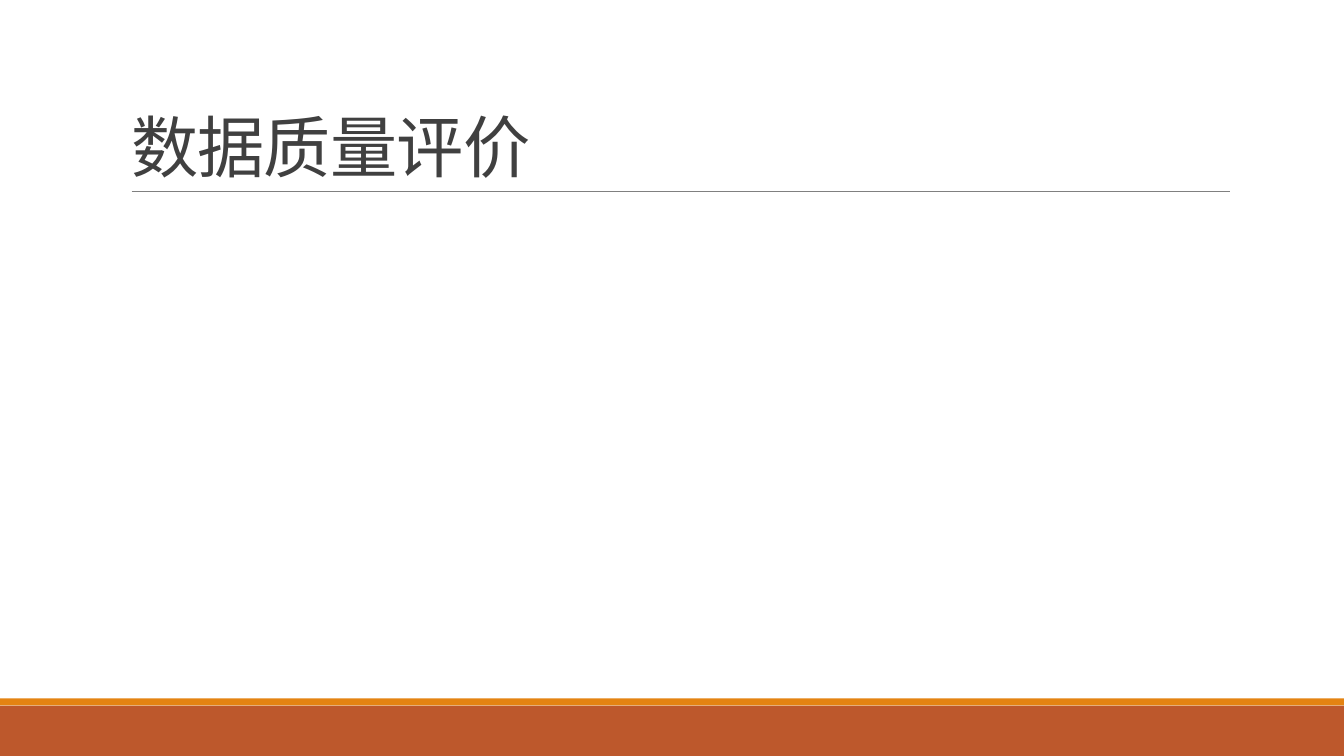
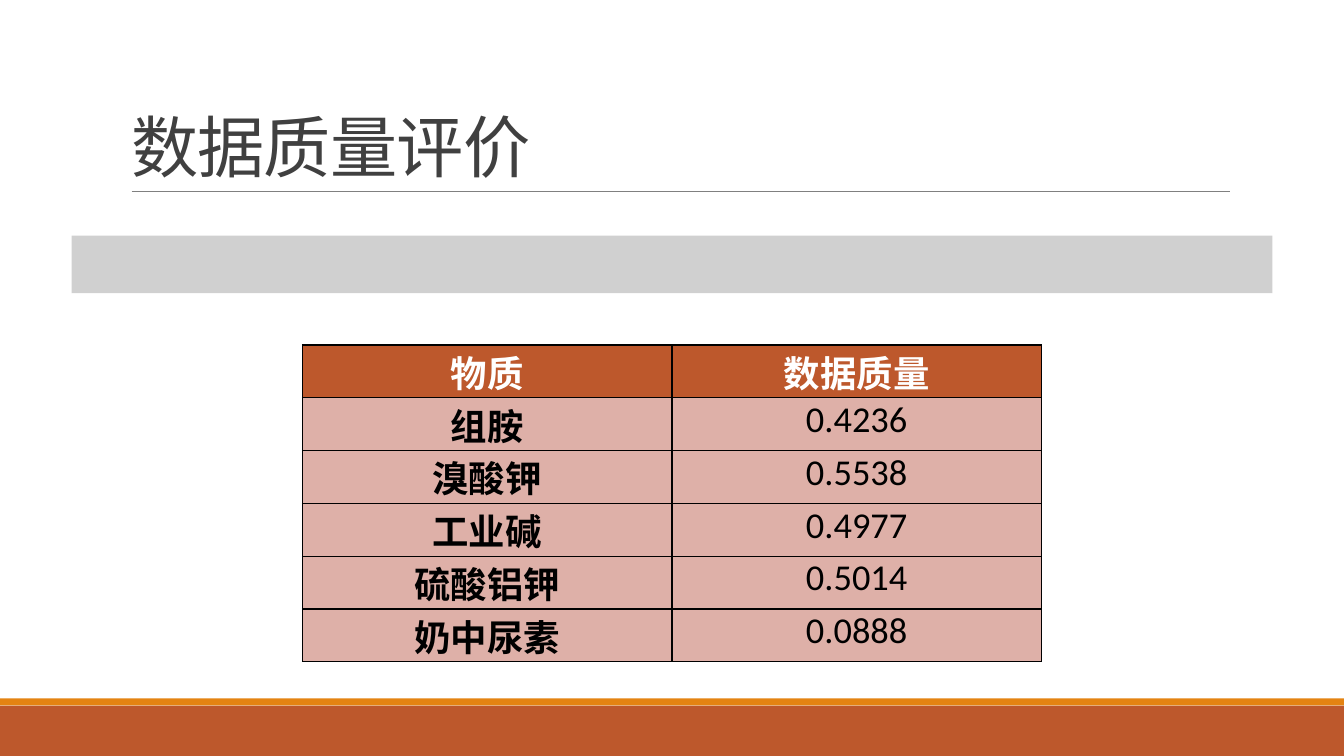
Before and after one commit to yuanjingsong/MCM_Homework, a slide deck: slide 37 of PreG21.pptx (slide 35 before the commit). Drawn at 1344x756 pixels with LibreOffice and Linux fonts; fonts in the diff are those of the drawing; grey boxes stand for pictures. Boxes give left, top, right and bottom in pixels: in the first picture for what was removed or moved away, otherwise in the second. Text is boxed around its words. In the diff, an @@ line names an element or a change of style, - is before the commit and + after.

```diff
--- a/PreG21.pptx
+++ b/PreG21.pptx
@@ picture added at <box>72,236,1272,293</box> @@
@@ table added at <box>302,345,1043,659</box>, 6 rows, 2 columns @@
+物质 | 数据质量
+组胺 | 0.4236
+溴酸钾 | 0.5538
+工业碱 | 0.4977
+硫酸铝钾 | 0.5014
+奶中尿素 | 0.0888
```
Also in this commit, not shown: 3 other slides changed, 2 slides added, 1 other file.
